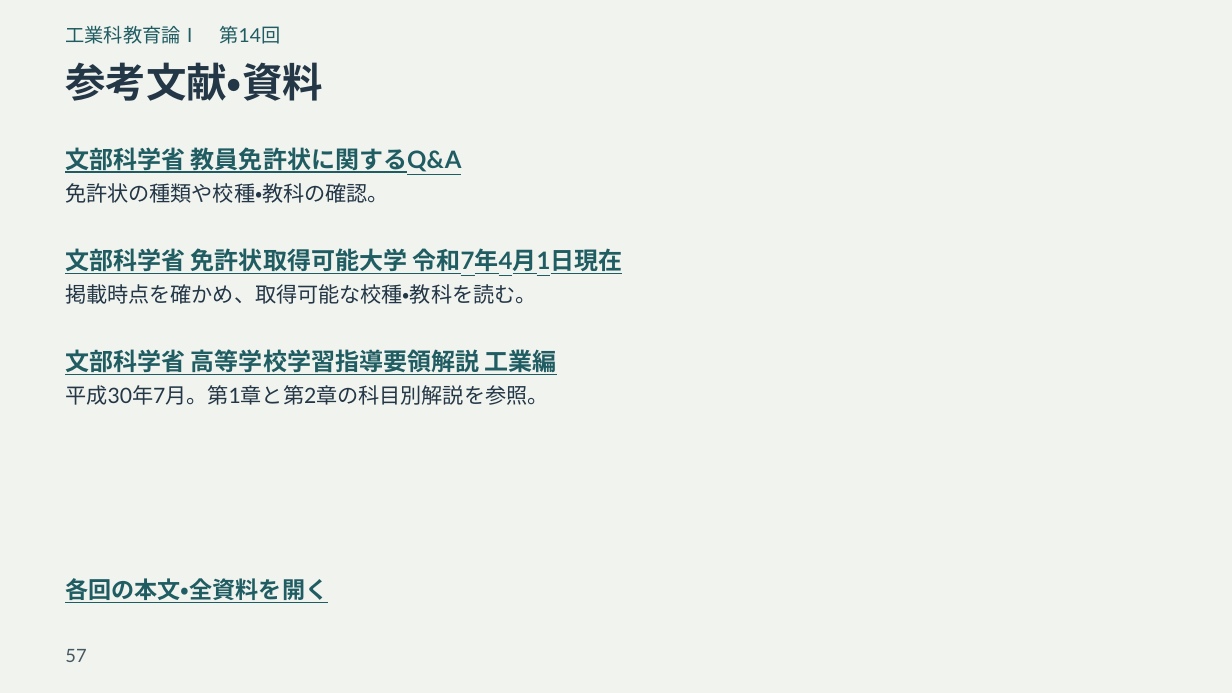
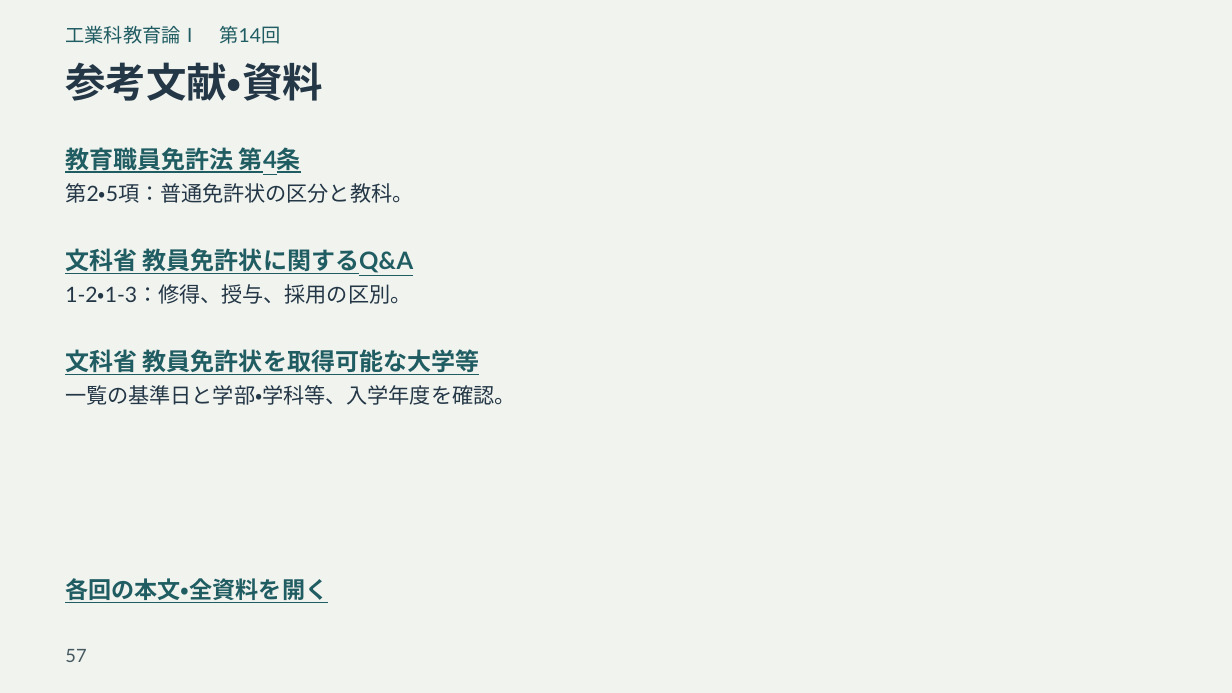
Before and after one commit to zooc-14calbp/industrial-education-i, a slide deck: slide 57 of reorganized/20261105/expanded/slides.pptx. Drawn at 1232x693 pixels with LibreOffice and Linux fonts; fonts in the diff are those of the drawing. Boxes give left, top, right and bottom in pixels: in the first picture for what was removed or moved away, otherwise in the second. Text is boxed around its words. In the diff, an @@ line names an element or a change of style, - is before the commit and + after.

```diff
--- a/reorganized/20261105/expanded/slides.pptx
+++ b/reorganized/20261105/expanded/slides.pptx
@@ text at <box>65,144,301,175</box>: text changed @@
-文部科学省 教員免許状に関するQ&A
+教育職員免許法 第4条
@@ text at <box>65,183,413,203</box>: text changed @@
-免許状の種類や校種・教科の確認。
+第2・5項：普通免許状の区分と教科。
@@ text at <box>65,248,413,276</box>: text changed @@
-文部科学省 免許状取得可能大学 令和7年4月1日現在
+文科省 教員免許状に関するQ&A
@@ text at <box>65,284,411,304</box>: text changed @@
-掲載時点を確かめ、取得可能な校種・教科を読む。
+1-2・1-3：修得、授与、採用の区別。
@@ text at <box>65,349,479,375</box>: text changed @@
-文部科学省 高等学校学習指導要領解説 工業編
+文科省 教員免許状を取得可能な大学等
@@ text at <box>65,385,515,405</box>: text changed @@
-平成30年7月。第1章と第2章の科目別解説を参照。
+一覧の基準日と学部・学科等、入学年度を確認。
```
Also in this commit, not shown: 4 other slides changed, 12 other files.
